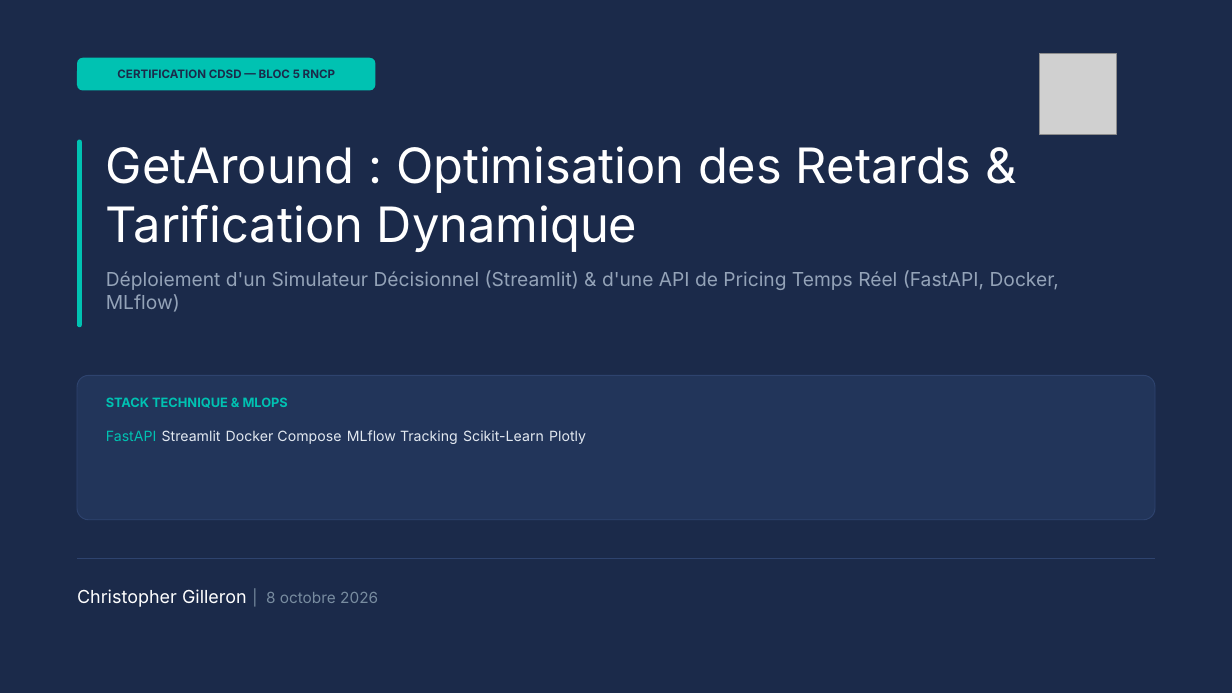
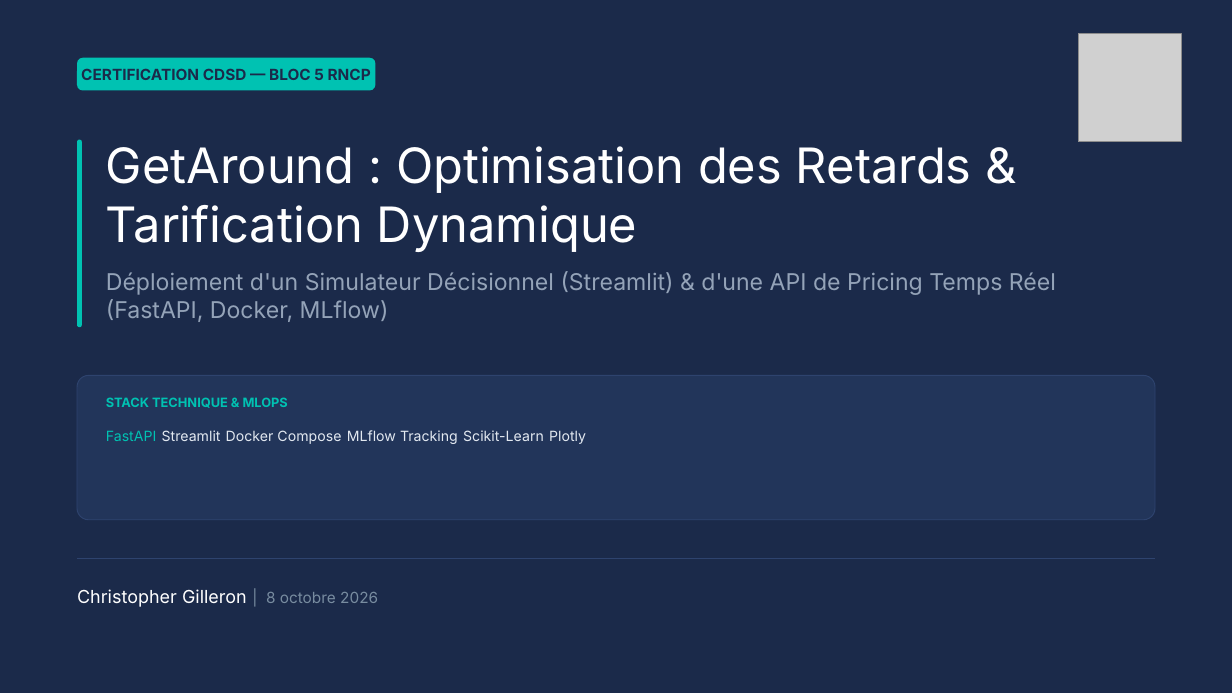
Before and after one commit to Elkristobal59/CERTIFICATION_CDSD, a slide deck: slide 1 of Bloc_5_Getaround/Getaround_presentation.pptx. Drawn at 1232x693 pixels with LibreOffice and Linux fonts; fonts in the diff are those of the drawing; grey boxes stand for pictures. Boxes give left, top, right and bottom in pixels: in the first picture for what was removed or moved away, otherwise in the second. Text is boxed around its words. In the diff, an @@ line names an element or a change of style, - is before the commit and + after.

Commit message:
feat: synchronisation globale certif CDSD Blocs 1 a 6 (notebooks, supports PPTX, READMEs, visuels et guides API)

```diff
--- a/Bloc_5_Getaround/Getaround_presentation.pptx
+++ b/Bloc_5_Getaround/Getaround_presentation.pptx
@@ text "CERTIFICATION CDSD — BLOC 5 ..." at (81, 68, 371, 80): size 9 to 12 pt @@
@@ picture: place and size @@
-picture at (1040, 54, 1116, 135)
+picture at (1079, 33, 1182, 141)
@@ text at (106, 271, 1056, 322): size 15 to 18 pt in "Déploiement d'un Simulateur Décisionnel (Streamlit) & d'une ..." @@
```
Also in this commit, not shown: 6 other slides changed, 17 other files.
